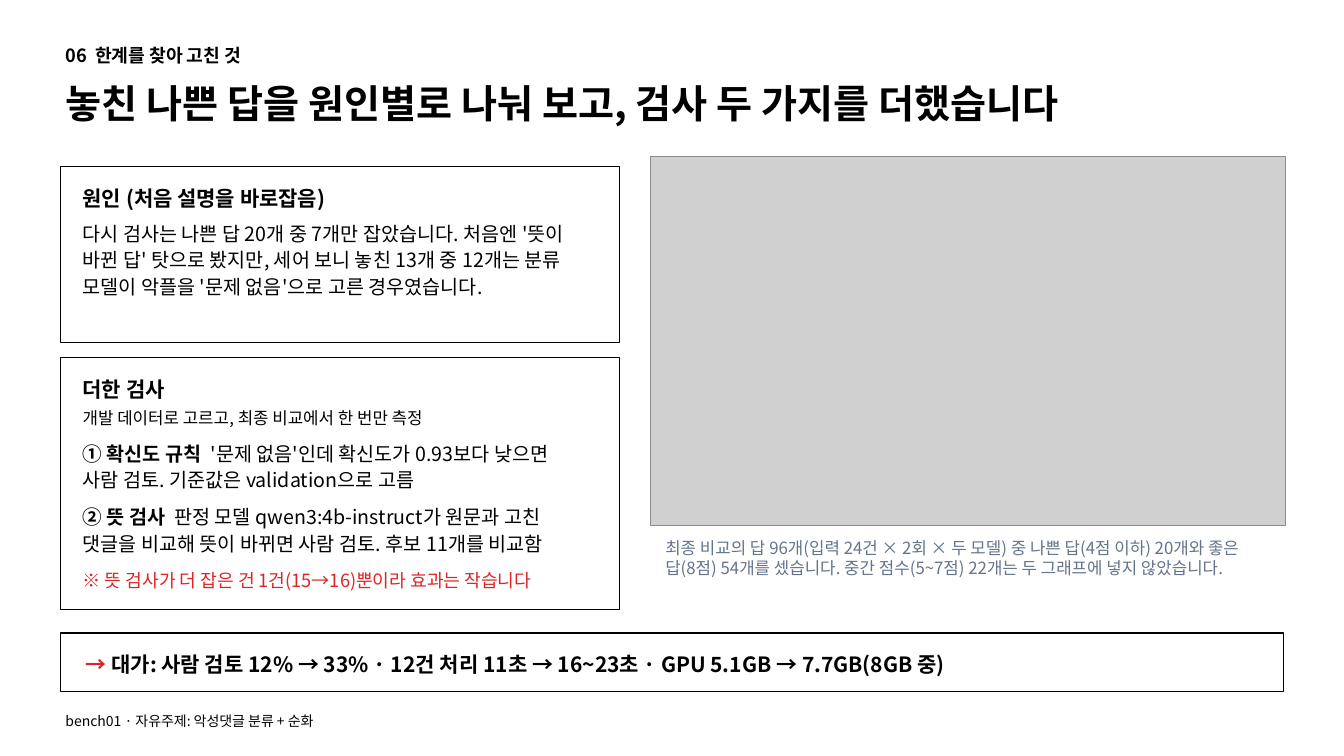
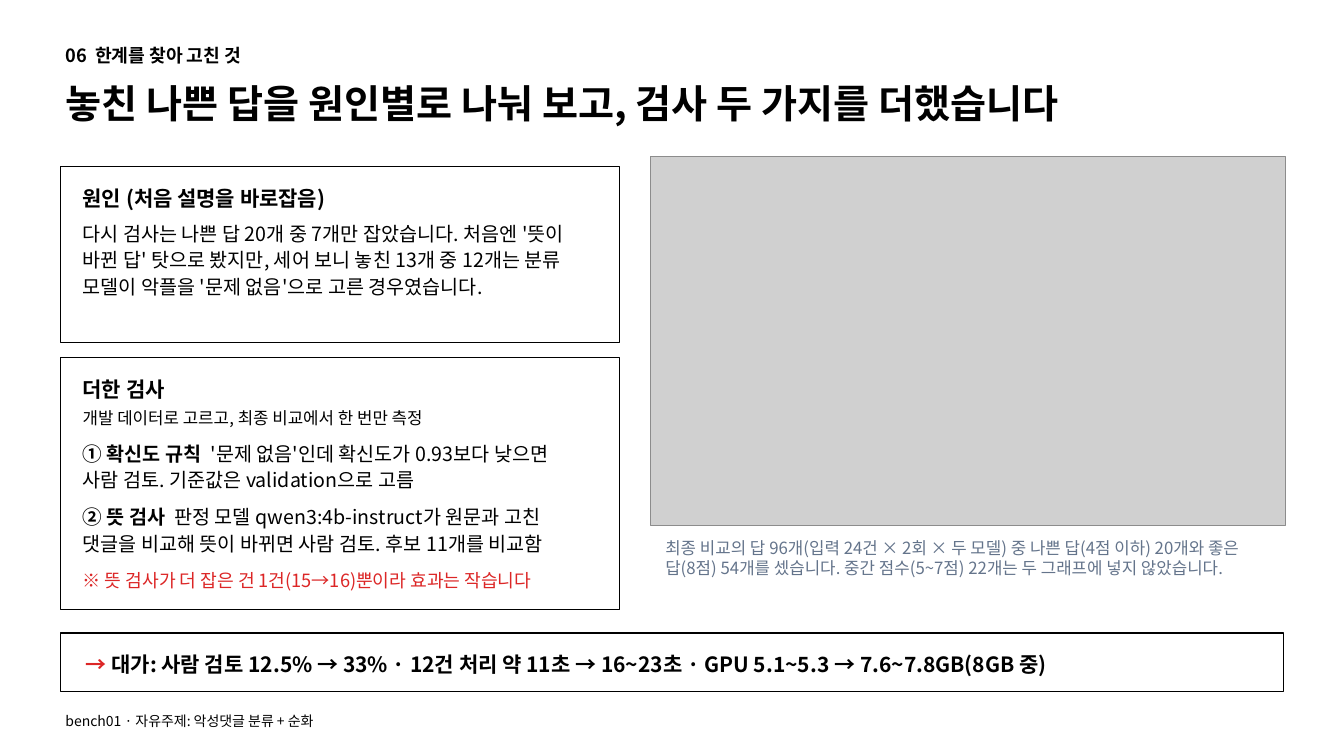
Before and after one commit to LLM-project-02/model-benchmark-lab, a slide deck: slide 7 of artifacts/step_by_step/comments/bench01/demo/bench01_comments_slides_심플_피드백반영.pptx. Drawn at 1344x756 pixels with LibreOffice and Linux fonts; fonts in the diff are those of the drawing; grey boxes stand for pictures. Boxes give left, top, right and bottom in pixels: in the first picture for what was removed or moved away, otherwise in the second. Text is boxed around its words. In the diff, an @@ line names an element or a change of style, - is before the commit and + after.

```diff
--- a/artifacts/step_by_step/comments/bench01/demo/bench01_comments_slides_심플_피드백반영.pptx
+++ b/artifacts/step_by_step/comments/bench01/demo/bench01_comments_slides_심플_피드백반영.pptx
@@ text in rectangle at (111, 654, 1047, 676): text changed @@
-→ 대가: 사람 검토 12% → 33% · 12건 처리 11초 → 16~23초 · GPU 5.1GB → 7.7GB(8GB 중)
+→ 대가: 사람 검토 12.5% → 33% · 12건 처리 약 11초 → 16~23초 · GPU 5.1~5.3 → 7.6~7.8GB(8GB 중)
```
Also in this commit, not shown: 6 other slides changed, 1 slide removed, 6 other files.
